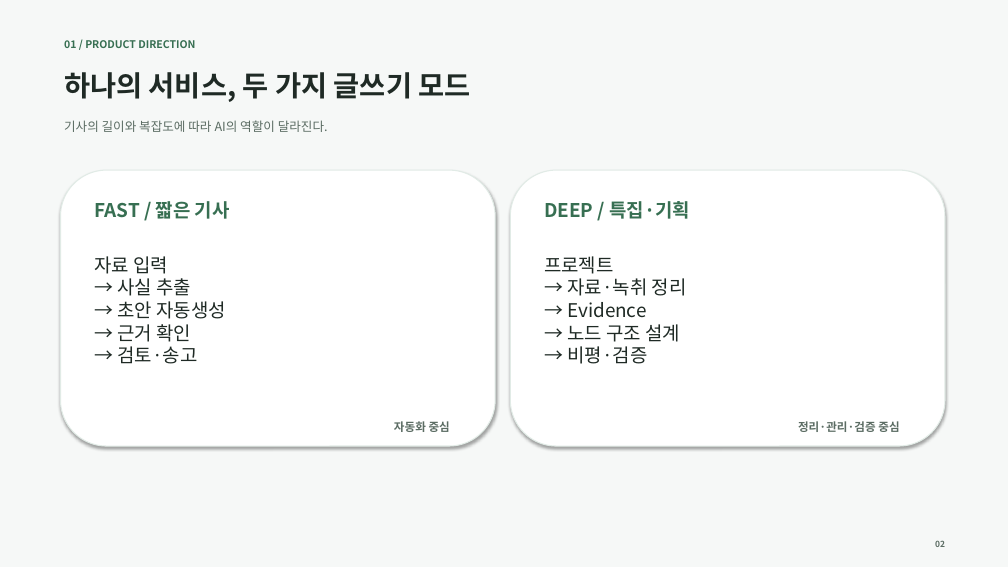
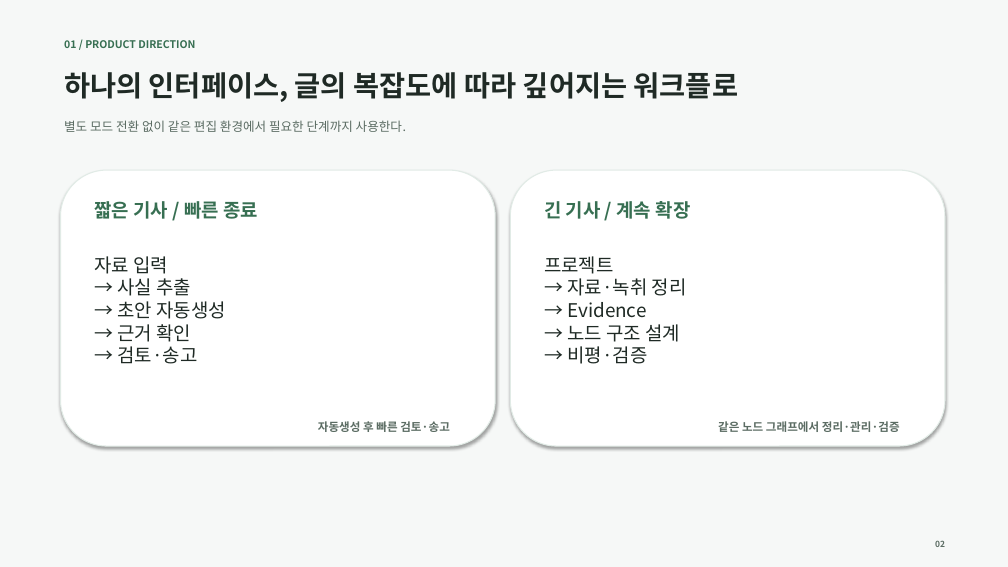
Before and after one commit to Tig0w0/NodeArticle, a slide deck: slide 2 of docs/presentations/NodeArticle_경쟁서비스_차별성분석.pptx. Drawn at 1008x567 pixels with LibreOffice and Linux fonts; fonts in the diff are those of the drawing. Boxes give left, top, right and bottom in pixels: in the first picture for what was removed or moved away, otherwise in the second. Text is boxed around its words. In the diff, an @@ line names an element or a change of style, - is before the commit and + after.

```diff
--- a/docs/presentations/NodeArticle_경쟁서비스_차별성분석.pptx
+++ b/docs/presentations/NodeArticle_경쟁서비스_차별성분석.pptx
@@ text at [64,72,738,102]: text changed @@
-하나의 서비스, 두 가지 글쓰기 모드
+하나의 인터페이스, 글의 복잡도에 따라 깊어지는 워크플로
@@ text at [64,120,406,132]: text changed @@
-기사의 길이와 복잡도에 따라 AI의 역할이 달라진다.
+별도 모드 전환 없이 같은 편집 환경에서 필요한 단계까지 사용한다.
@@ text at [94,201,258,219]: text changed @@
-FAST / 짧은 기사
+짧은 기사 / 빠른 종료
@@ text at [544,201,691,219]: text changed @@
-DEEP / 특집·기획
+긴 기사 / 계속 확장
@@ text at [318,421,450,432]: text changed @@
-자동화 중심
+자동생성 후 빠른 검토·송고
@@ text at [718,421,900,432]: text changed @@
-정리·관리·검증 중심
+같은 노드 그래프에서 정리·관리·검증
```
Also in this commit, not shown: 1 other slide changed, 1 other file.
